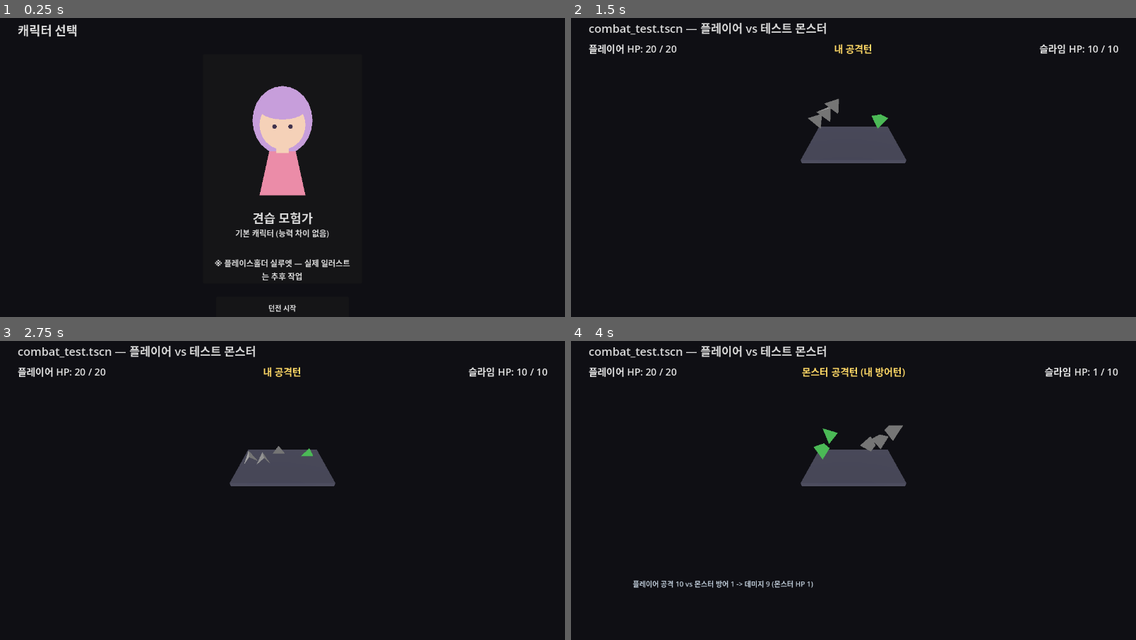
Above: before the commit, frames 1-4 (two rows, left to right).
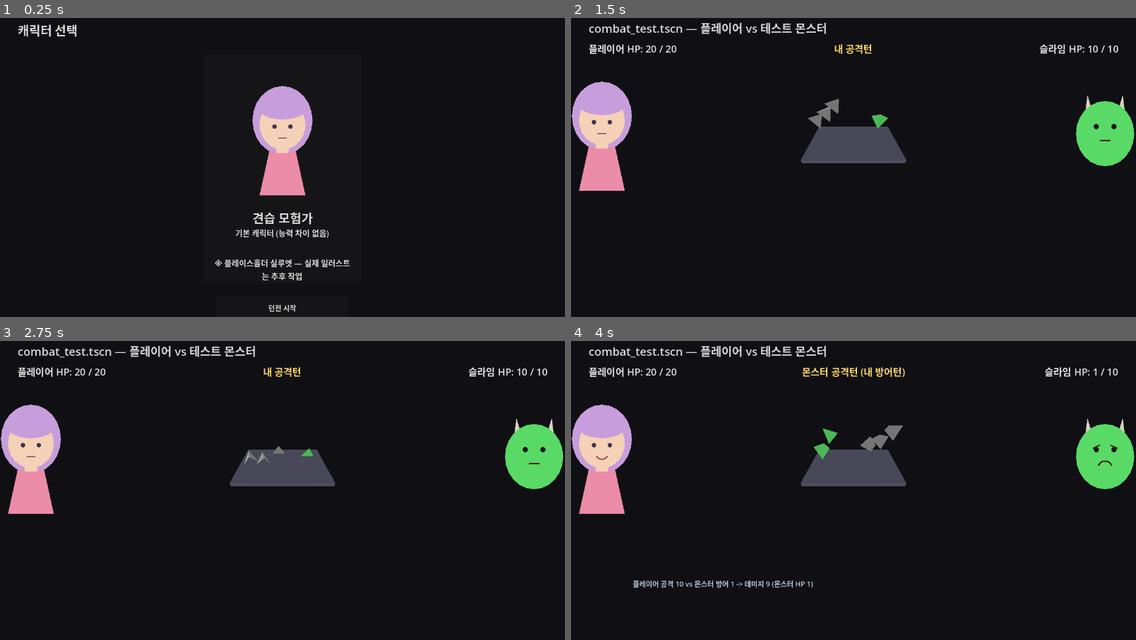
Above: after the commit, the same moments.

Repository: YGseok/ProjectD
Game: Godot game, scene res://scenes/character_select.tscn
Same seed, same stepped clock (60 frames per second), same inputs: the game is played once before the commit and once after it.
Inputs:
- Up to frame 1 (0.25 s): no input
- Up to frame 2 (1.5 s): click "던전 시작" at 0.5 s; click "전투 방 입장 (1번째 방)" at 1.25 s
- Up to frame 3 (2.75 s): no input
- Up to frame 4 (4 s): tap Enter at 3.5 s

The runs differ from the first frame. In frame 1, less than 0.1% of the frame differs, in the area x 49-51%, y 39-41%; in frame 2, 4.6%, in the area x 0-100%, y 21-58%; in frame 3, 4.6%; in frame 4, 4.6%.

Commit message:
feat: 전투 화면에 플레이어/몬스터 초상화 + 표정 연출 추가
INBOX.md 신규 지시("전투에서는 나와 상대 스프라이트가 표시된다", "공방을
주고받을 때는 웃거나 찡그린다", "승리할 때는 즐거워한다", "패배할 때는
슬퍼하거나 분노한다") 반영.

- character_portrait_placeholder.gd(기존, 캐릭터 선택 화면과 공유)에 표정
  시스템(neutral/happy/hurt/sad/angry) 추가.
- monster_portrait_placeholder.gd(신규): 뿔 달린 블롭 형태 몬스터 실루엣,
  몬스터별 색(MONSTER_PROFILES)을 그대로 반영.
- combat_test.tscn/gd: 다이스 뷰포트 좌우 여백에 두 초상화를 배치하고,
  공방 결과/승리/패배에 따라 표정이 바뀌도록 배선.

실제 일러스트 에셋은 없음(플레이스홀더), "몬스터 무스메" 컨셉도 아직
반영 안 됨 — docs/STATUS.md 다음 할 일 큐 참고.

Co-Authored-By: Claude Sonnet 5 <noreply@anthropic.com>

Diff:
--- a/scenes/character_portrait_placeholder.gd
+++ b/scenes/character_portrait_placeholder.gd
@@ -1,13 +1,27 @@
 extends Node2D
+class_name CharacterPortraitPlaceholder
 ## 캐릭터 초상화 플레이스홀더 (실제 일러스트 에셋이 생기기 전까지 임시로 쓰는
 ## 도형 조립 실루엣). `_draw()`로 그려서 별도 이미지 파일이 필요 없다.
 ## 여캐 실루엣(단발머리 + 원피스)을 최소한의 색 구성(살구색 피부, 라벤더 머리,
 ## 분홍 원피스)으로 표현 — "이쁘장한 여캐"라는 지시의 방향성만 표시하는 스케치용.
+##
+## INBOX.md 피드백("공방을 주고받을 때는 웃거나 찡그린다", "승리할 때는 즐거워한다",
+## "패배할 때는 슬퍼하거나 분노한다")을 반영해 표정(expression)에 따라 눈썹/입 모양이
+## 바뀐다. set_expression()을 호출하면 즉시 다시 그려진다.
 
 const SKIN_COLOR := Color(0.96, 0.82, 0.72)
 const HAIR_COLOR := Color(0.78, 0.62, 0.86)
 const DRESS_COLOR := Color(0.92, 0.55, 0.66)
 const EYE_COLOR := Color(0.25, 0.2, 0.3)
+const MOUTH_COLOR := Color(0.55, 0.25, 0.3)
+
+## "neutral" / "happy" / "hurt" / "sad" / "angry"
+@export var expression: String = "neutral"
+
+
+func set_expression(new_expression: String) -> void:
+	expression = new_expression
+	queue_redraw()
 
 
 func _draw() -> void:
@@ -17,9 +31,7 @@
 	draw_colored_polygon(_ellipse_points(Vector2(0, -20), 52, 56), SKIN_COLOR)
 	# 앞머리 (얼굴 위쪽을 가리는 작은 타원)
 	draw_colored_polygon(_ellipse_points(Vector2(0, -58), 54, 26), HAIR_COLOR)
-	# 눈 두 개
-	draw_circle(Vector2(-18, -16), 5, EYE_COLOR)
-	draw_circle(Vector2(18, -16), 5, EYE_COLOR)
+	_draw_face(Vector2(-18, -16), Vector2(18, -16), Vector2(0, 6))
 	# 몸통 / 원피스 (사다리꼴)
 	var dress := PackedVector2Array([
 		Vector2(-30, 40), Vector2(30, 40), Vector2(52, 140), Vector2(-52, 140),
@@ -31,6 +43,45 @@
 	]), SKIN_COLOR)
 
 
+## 눈/눈썹/입을 expression에 맞춰 그린다. eye_l/eye_r/mouth_center는 이 실루엣 기준
+## 좌표(중심 부근 위치)이며, 다른 초상화(몬스터 등)에서도 같은 값을 넘겨 재사용 가능.
+func _draw_face(eye_l: Vector2, eye_r: Vector2, mouth_center: Vector2) -> void:
+	match expression:
+		"angry":
+			draw_line(eye_l + Vector2(-7, -9), eye_l + Vector2(7, -3), EYE_COLOR, 3.0)
+			draw_line(eye_r + Vector2(-7, -3), eye_r + Vector2(7, -9), EYE_COLOR, 3.0)
+		"sad", "hurt":
+			draw_line(eye_l + Vector2(-7, -3), eye_l + Vector2(7, -9), EYE_COLOR, 2.5)
+			draw_line(eye_r + Vector2(-7, -9), eye_r + Vector2(7, -3), EYE_COLOR, 2.5)
+		_:
+			pass
+
+	draw_circle(eye_l, 5, EYE_COLOR)
+	draw_circle(eye_r, 5, EYE_COLOR)
+
+	match expression:
+		"happy":
+			draw_polyline(_arc_points(mouth_center + Vector2(0, -4), 14, PI * 0.15, PI * 0.85), MOUTH_COLOR, 2.5)
+		"angry":
+			draw_polyline(PackedVector2Array([
+				mouth_center + Vector2(-12, 2), mouth_center + Vector2(-4, 6),
+				mouth_center + Vector2(4, 2), mouth_center + Vector2(12, 6),
+			]), MOUTH_COLOR, 2.5)
+		"sad", "hurt":
+			draw_polyline(_arc_points(mouth_center + Vector2(0, 10), 14, PI * 1.15, PI * 1.85), MOUTH_COLOR, 2.5)
+		_:
+			draw_line(mouth_center + Vector2(-10, 4), mouth_center + Vector2(10, 4), MOUTH_COLOR, 2.5)
+
+
+func _arc_points(center: Vector2, radius: float, angle_from: float, angle_to: float, segments: int = 12) -> PackedVector2Array:
+	var pts := PackedVector2Array()
+	for i in range(segments + 1):
+		var t := float(i) / float(segments)
+		var angle: float = lerp(angle_from, angle_to, t)
+		pts.append(center + Vector2(cos(angle) * radius, sin(angle) * radius))
+	return pts
+
+
 func _ellipse_points(center: Vector2, radius_x: float, radius_y: float, segments: int = 24) -> PackedVector2Array:
 	var pts := PackedVector2Array()
 	for i in range(segments):
--- a/scenes/combat_test.gd
+++ b/scenes/combat_test.gd
@@ -32,6 +32,8 @@
 @onready var log_label: Label = $LogLabel
 @onready var dice_root: Node3D = $DiceViewportContainer/DiceViewport/DiceRoot
 @onready var next_button: Button = $NextButton
+@onready var player_portrait: CharacterPortraitPlaceholder = $PlayerPortrait
+@onready var monster_portrait: MonsterPortraitPlaceholder = $MonsterPortrait
 
 var player_hp := 20
 const PLAYER_MAX_HP := 20
@@ -98,6 +100,7 @@
 	monster_hp = monster_max_hp
 	monster_name = config["name"]
 	monster_color = config["color"]
+	monster_portrait.set_body_color(monster_color if monster_color.a > 0 else Color(0.5, 0.5, 0.5))
 
 	next_button.pressed.connect(_on_next_button_pressed)
 	_update_labels()
@@ -137,9 +140,13 @@
 	if is_player_attacking:
 		monster_hp = max(0, monster_hp - dmg)
 		_append_log("플레이어 공격 %d vs 몬스터 방어 %d -> 데미지 %d (몬스터 HP %d)" % [atk_total, def_total, dmg, monster_hp])
+		player_portrait.set_expression("happy")
+		monster_portrait.set_expression("hurt" if dmg > 0 else "neutral")
 	else:
 		player_hp = max(0, player_hp - dmg)
 		_append_log("몬스터 공격 %d vs 플레이어 방어 %d -> 데미지 %d (플레이어 HP %d)" % [atk_total, def_total, dmg, player_hp])
+		monster_portrait.set_expression("happy")
+		player_portrait.set_expression("hurt" if dmg > 0 else "neutral")
 
 	_update_labels()
 
@@ -150,10 +157,14 @@
 		var gold_gain := GOLD_REWARD_BASE + RunState.rooms_cleared * GOLD_REWARD_PER_ROOM
 		RunState.gold += gold_gain
 		_append_log("골드 획득: +%d (보유 %d)" % [gold_gain, RunState.gold])
+		player_portrait.set_expression("happy")
+		monster_portrait.set_expression("sad")
 	elif player_hp <= 0:
 		battle_over = true
 		player_won = false
 		turn_label.text = "패배... (플레이어 사망)"
+		player_portrait.set_expression("angry" if randi() % 2 == 0 else "sad")
+		monster_portrait.set_expression("happy")
 
 	await get_tree().create_timer(EXCHANGE_PAUSE_TIME).timeout
 
@@ -489,6 +500,13 @@
 	_show_face_picker(RunState.player_attack_bag, 0)
 
 
+## QA 전용 래퍼 — 패배 시 표정(플레이어 분노, 몬스터 기쁨)을 스크린샷으로 확인하기
+## 위함. randi() 기반 분노/슬픔 분기 중 "분노" 쪽을 강제로 보여준다.
+func _debug_show_defeat_expressions() -> void:
+	player_portrait.set_expression("angry")
+	monster_portrait.set_expression("happy")
+
+
 ## 커스터마이징 3단계: 고른 면에 넣을 값을 1..(면 개수) 범위에서 직접 고른다 (교체
 ## 방식 — 더하는 것이 아님). INBOX.md 피드백 "4면체는 4를 넘어갈 수 없다"를 그대로
 ## 반영해 상한을 그 다이스의 면 개수로 둔다.
--- a/scenes/combat_test.tscn
+++ b/scenes/combat_test.tscn
@@ -1,6 +1,8 @@
 [gd_scene load_steps=10 format=3 uid="uid://qa_combat_test"]
 
 [ext_resource type="Script" path="res://scenes/combat_test.gd" id="1_script"]
+[ext_resource type="Script" path="res://scenes/character_portrait_placeholder.gd" id="2_player_portrait"]
+[ext_resource type="Script" path="res://scenes/monster_portrait_placeholder.gd" id="3_monster_portrait"]
 
 [sub_resource type="LabelSettings" id="LabelSettings_title"]
 font_size = 26
@@ -81,6 +83,14 @@
 text = "전투 시작"
 label_settings = SubResource("LabelSettings_turn")
 
+[node name="PlayerPortrait" type="Node2D" parent="."]
+position = Vector2(70, 270)
+script = ExtResource("2_player_portrait")
+
+[node name="MonsterPortrait" type="Node2D" parent="."]
+position = Vector2(1210, 270)
+script = ExtResource("3_monster_portrait")
+
 [node name="DiceViewportContainer" type="SubViewportContainer" parent="."]
 offset_left = 140.0
 offset_top = 120.0
--- /dev/null
+++ b/scenes/monster_portrait_placeholder.gd
@@ -0,0 +1,87 @@
+extends Node2D
+class_name MonsterPortraitPlaceholder
+## 몬스터 초상화 플레이스홀더. 실제 몬스터 스프라이트(INBOX.md: "몬스터 무스메들이
+## 나온다")가 생기기 전까지 도형 조립으로 "이 몬스터가 지금 화나있는지/기뻐하는지"만
+## 표시하는 임시 실루엣. `combat_test.gd`가 이미 몬스터별로 부여하는 색(monster_color,
+## MONSTER_PROFILES)을 그대로 받아 몸 색으로 쓰므로, 이름/색 구분에 이어 표정까지
+## 몬스터별로 달라 보인다.
+##
+## 사람 형태가 아니라 "동그란 몸 + 뿔 두 개"의 최소 몬스터 실루엣으로 플레이어
+## 초상화(character_portrait_placeholder.gd)와 형태를 분명히 구분한다.
+
+const EYE_COLOR := Color(0.12, 0.1, 0.08)
+const MOUTH_COLOR := Color(0.25, 0.08, 0.08)
+const HORN_COLOR := Color(0.85, 0.82, 0.75)
+
+## "neutral" / "happy" / "hurt" / "sad" / "angry"
+@export var expression: String = "neutral"
+@export var body_color: Color = Color(0.5, 0.5, 0.5)
+
+
+func set_expression(new_expression: String) -> void:
+	expression = new_expression
+	queue_redraw()
+
+
+func set_body_color(color: Color) -> void:
+	body_color = color
+	queue_redraw()
+
+
+func _draw() -> void:
+	# 뿔 두 개 (몸보다 먼저 그려서 몸에 살짝 가려지게)
+	draw_colored_polygon(PackedVector2Array([
+		Vector2(-46, -30), Vector2(-26, -30), Vector2(-40, -78),
+	]), HORN_COLOR)
+	draw_colored_polygon(PackedVector2Array([
+		Vector2(26, -30), Vector2(46, -30), Vector2(40, -78),
+	]), HORN_COLOR)
+	# 몸통 (둥근 블롭)
+	draw_colored_polygon(_ellipse_points(Vector2(0, 10), 66, 74), body_color)
+
+	var eye_l := Vector2(-20, -6)
+	var eye_r := Vector2(20, -6)
+	var mouth_center := Vector2(0, 24)
+
+	match expression:
+		"angry":
+			draw_line(eye_l + Vector2(-8, -10), eye_l + Vector2(8, -3), EYE_COLOR, 3.0)
+			draw_line(eye_r + Vector2(-8, -3), eye_r + Vector2(8, -10), EYE_COLOR, 3.0)
+		"sad", "hurt":
+			draw_line(eye_l + Vector2(-8, -3), eye_l + Vector2(8, -10), EYE_COLOR, 2.5)
+			draw_line(eye_r + Vector2(-8, -10), eye_r + Vector2(8, -3), EYE_COLOR, 2.5)
+		_:
+			pass
+
+	draw_circle(eye_l, 6, EYE_COLOR)
+	draw_circle(eye_r, 6, EYE_COLOR)
+
+	match expression:
+		"happy":
+			draw_polyline(_arc_points(mouth_center + Vector2(0, -6), 16, PI * 0.1, PI * 0.9), MOUTH_COLOR, 3.0)
+		"angry":
+			draw_polyline(PackedVector2Array([
+				mouth_center + Vector2(-14, -2), mouth_center + Vector2(-5, 4),
+				mouth_center + Vector2(5, -2), mouth_center + Vector2(14, 4),
+			]), MOUTH_COLOR, 3.0)
+		"sad", "hurt":
+			draw_polyline(_arc_points(mouth_center + Vector2(0, 12), 16, PI * 1.1, PI * 1.9), MOUTH_COLOR, 3.0)
+		_:
+			draw_line(mouth_center + Vector2(-12, 2), mouth_center + Vector2(12, 2), MOUTH_COLOR, 3.0)
+
+
+func _arc_points(center: Vector2, radius: float, angle_from: float, angle_to: float, segments: int = 12) -> PackedVector2Array:
+	var pts := PackedVector2Array()
+	for i in range(segments + 1):
+		var t := float(i) / float(segments)
+		var angle: float = lerp(angle_from, angle_to, t)
+		pts.append(center + Vector2(cos(angle) * radius, sin(angle) * radius))
+	return pts
+
+
+func _ellipse_points(center: Vector2, radius_x: float, radius_y: float, segments: int = 24) -> PackedVector2Array:
+	var pts := PackedVector2Array()
+	for i in range(segments):
+		var angle := TAU * float(i) / float(segments)
+		pts.append(center + Vector2(cos(angle) * radius_x, sin(angle) * radius_y))
+	return pts
Not shown, added: scenes/monster_portrait_placeholder.gd.uid
Not shown, changed: docs/STATUS.md
Not shown, changed: docs/feedback/INBOX.md
